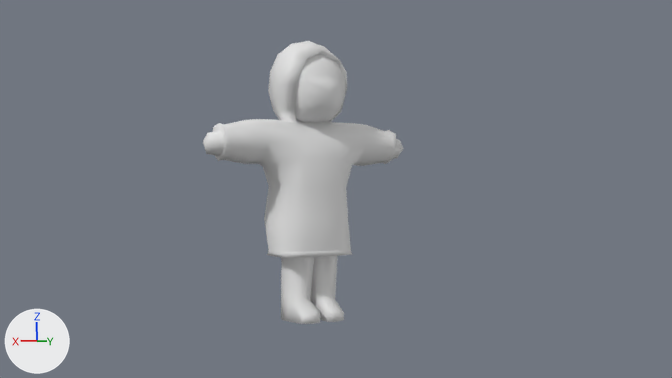
Renders of the Blender file Assets/Resources/Models/Angel.blend from each side of a commit.
Camera for both pictures: the file's camera 'Camera'. Arrows for +X, +Y and +Z are at lower left; the lights stay in place.

The scene before the commit, as lines of its bpy script (objects in view):
```python
me_head_002 = bpy.data.meshes.new('Head.002')
me_head_002.from_pydata(...)  # 322 vertices, 354 faces; spans x -3.98..3.98, y -1.23..1.33, z -5.31..4.2
# faces by material slot: [188, 166]
me_head_002.materials.append(mat_basecolor)  # white #e7e7e7
me_head_002.materials.append(mat_transparent)
me_head_003 = bpy.data.meshes.new('Head.003')
me_head_003.from_pydata(...)  # 218 vertices, 432 faces; spans x -3.44..3.44, y -1.47..1.17, z -3.48..4.02
ob_body = bpy.data.objects.new('Body', me_head_002)
ob_body.location = (0.0, 0.12, 5.31)
ob_hoodie = bpy.data.objects.new('Hoodie', me_head_003)
ob_hoodie.location = (0.01, -0.03, 5.73)
```
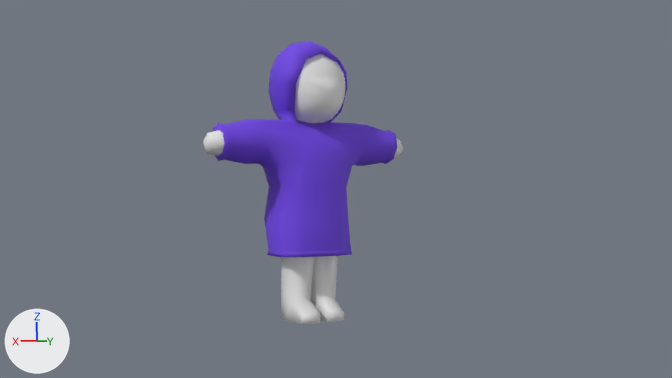
Boxes [x1, y1, x2, y2] around the edits, measured in the pictures (672 x 378 px):
'Hoodie', recoloured (grey to purple): [213, 41, 397, 257] in both

The change, as a diff of the scene's bpy script:
```diff
--- a/Assets/Resources/Models/Angel.blend.py
+++ b/Assets/Resources/Models/Angel.blend.py
@@ mat_hoodie @@
+mat_hoodie = principled_material('hoodie')
+mat_hoodie.base_color = (0.163, 0.0561, 0.8)  # purple #7043e7
+mat_hoodie.roughness = 0.73
@@ me_head_003 @@
 me_head_003.from_pydata(...)  # 218 vertices, 432 faces; spans x -3.44..3.44, y -1.47..1.17, z -3.48..4.02
+me_head_003.materials.append(mat_hoodie)  # purple #7043e7
```
